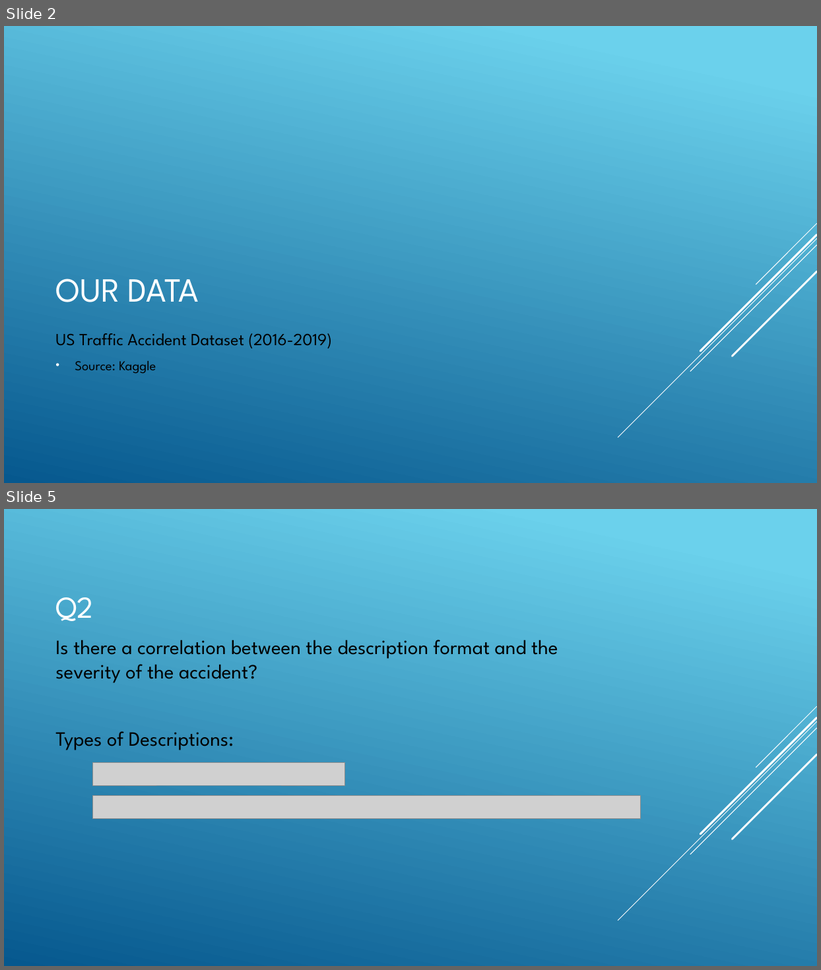
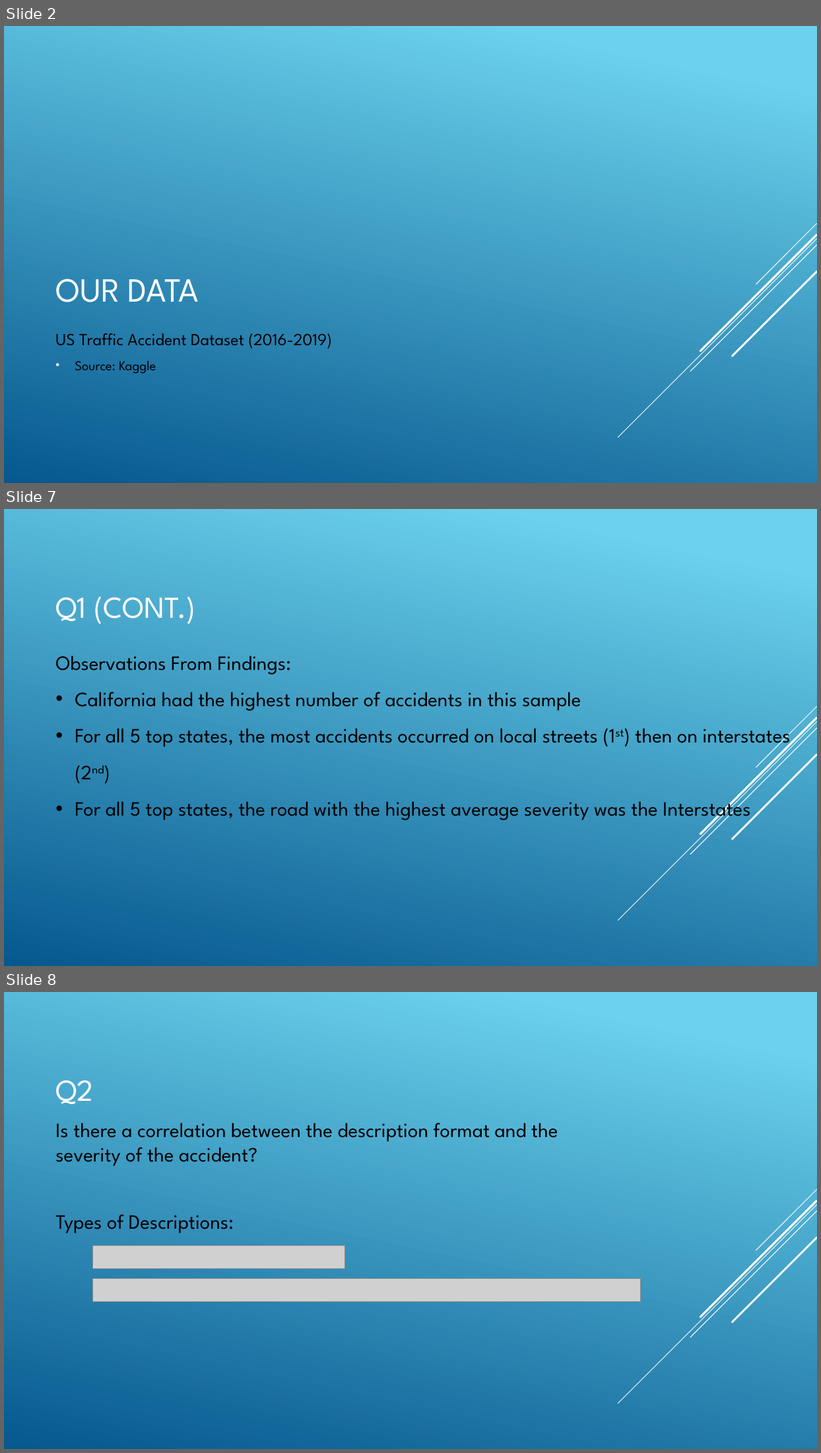
Before and after one commit to jyoo18/csc369FinalProject, a slide deck: slides.pptx. Shown one above the other, each under a label of ours: slides 2 and 5 before the commit, slides 2, 7 and 8 after it; the slides between them are not shown. The pictures are 821x970 and 821x1453 pixels, drawn with LibreOffice and Linux fonts; fonts in the diff are those of the drawing; grey boxes stand for pictures. Boxes give left, top, right and bottom in pixels: in the first picture for what was removed or moved away, otherwise in the second. Text is boxed around its words. In the diff, an @@ line names an element or a change of style, - is before the commit and + after.

```diff
--- a/slides.pptx
+++ b/slides.pptx
@@ slide 7 added at [4,509,817,966], background gradient #6ED2EB to #06588E; not listed: 5 template elements that a slide beside it also shows @@
@@ title added at [55,597,195,624], 36 pt, text #FFFFFF @@
+Q1 (CONT.)
@@ text added at [55,656,791,823], 24 pt, text #000000 @@
+Observations From Findings:
+• California had the highest number of accidents in this sample
+• For all 5 top states, the most accidents occurred on local streets (1st) then on interstates (2nd)
+• For all 5 top states, the road with the highest average severity was the Interstates
@@ what was slide 5 is now slide 8 @@
```
Also in this commit, not shown: 3 slides changed, 3 other slides added, 1 slide removed.
